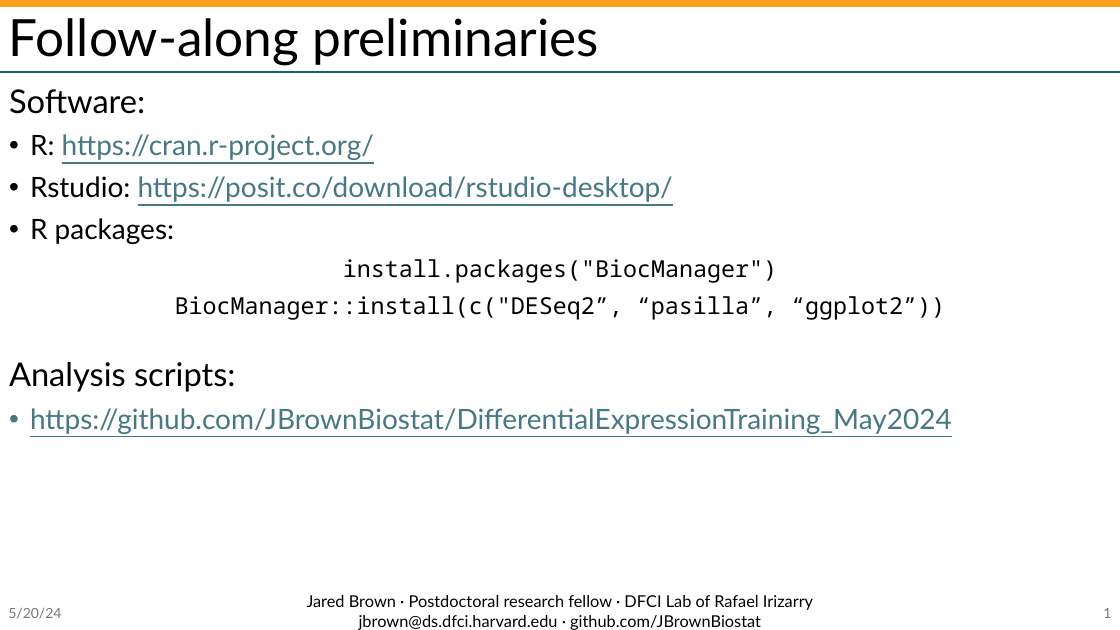
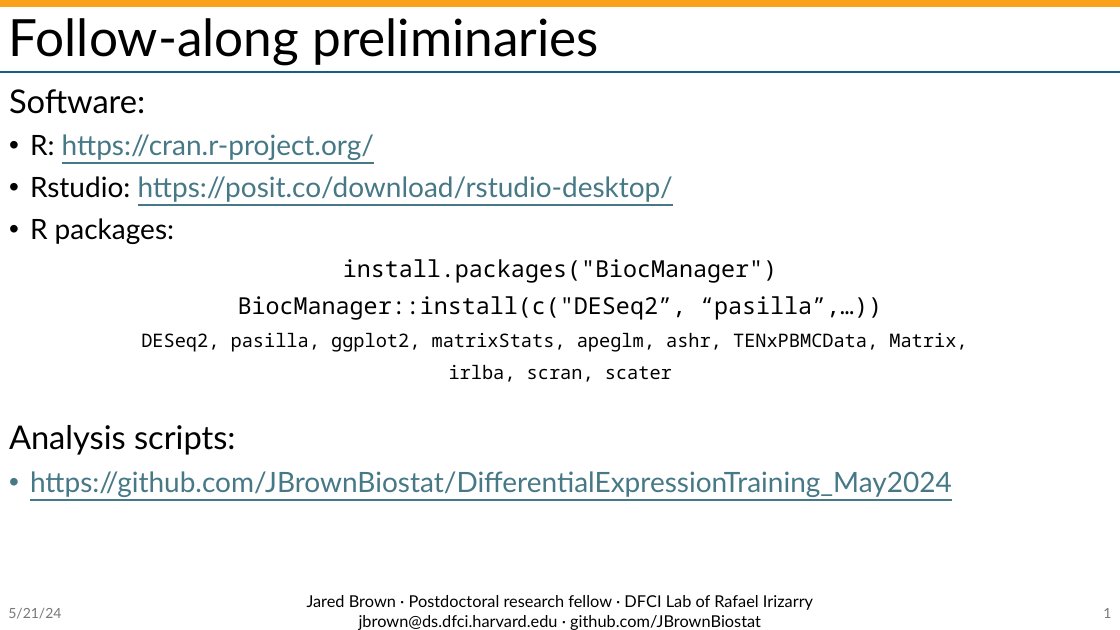
Before and after one commit to JBrownBiostat/DifferentialExpressionTraining_May2024, a slide deck: slide 2 of DeeperDESeqWithShrinkage.pptx. Drawn at 1120x630 pixels with LibreOffice and Linux fonts; fonts in the diff are those of the drawing; background and template pictures are left out. Boxes give left, top, right and bottom in pixels: in the first picture for what was removed or moved away, otherwise in the second. Text is boxed around its words. In the diff, an @@ line names an element or a change of style, - is before the commit and + after.

```diff
--- a/DeeperDESeqWithShrinkage.pptx
+++ b/DeeperDESeqWithShrinkage.pptx
@@ text at <box>141,296,967,382</box>: text changed; size 20 to 16 pt @@
-BiocManager::install(c("DESeq2”, “pasilla”, “ggplot2”))
+BiocManager::install(c("DESeq2”, “pasilla”,…))
+DESeq2, pasilla, ggplot2, matrixStats, apeglm, ashr, TENxPBMCData, Matrix,
+irlba, scran, scater
@@ text at <box>8,608,61,619</box>: text changed @@
-5/20/24
+5/21/24
```
Also in this commit, not shown: 13 other slides changed, 11 slides added, 3 other files.
